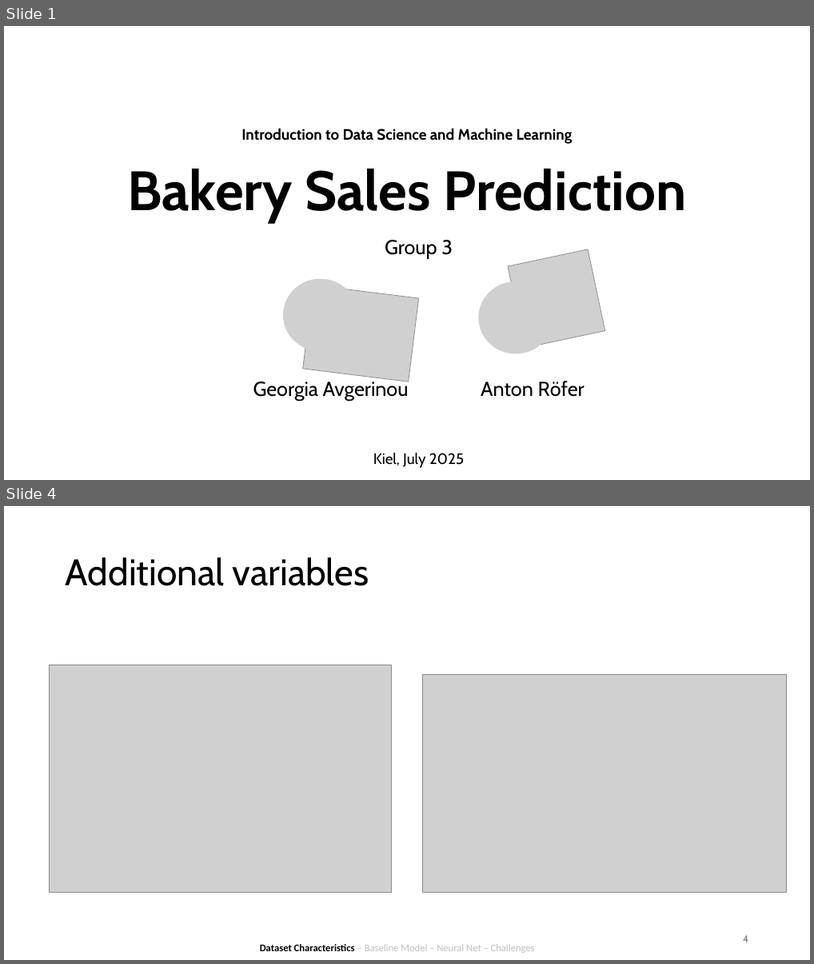
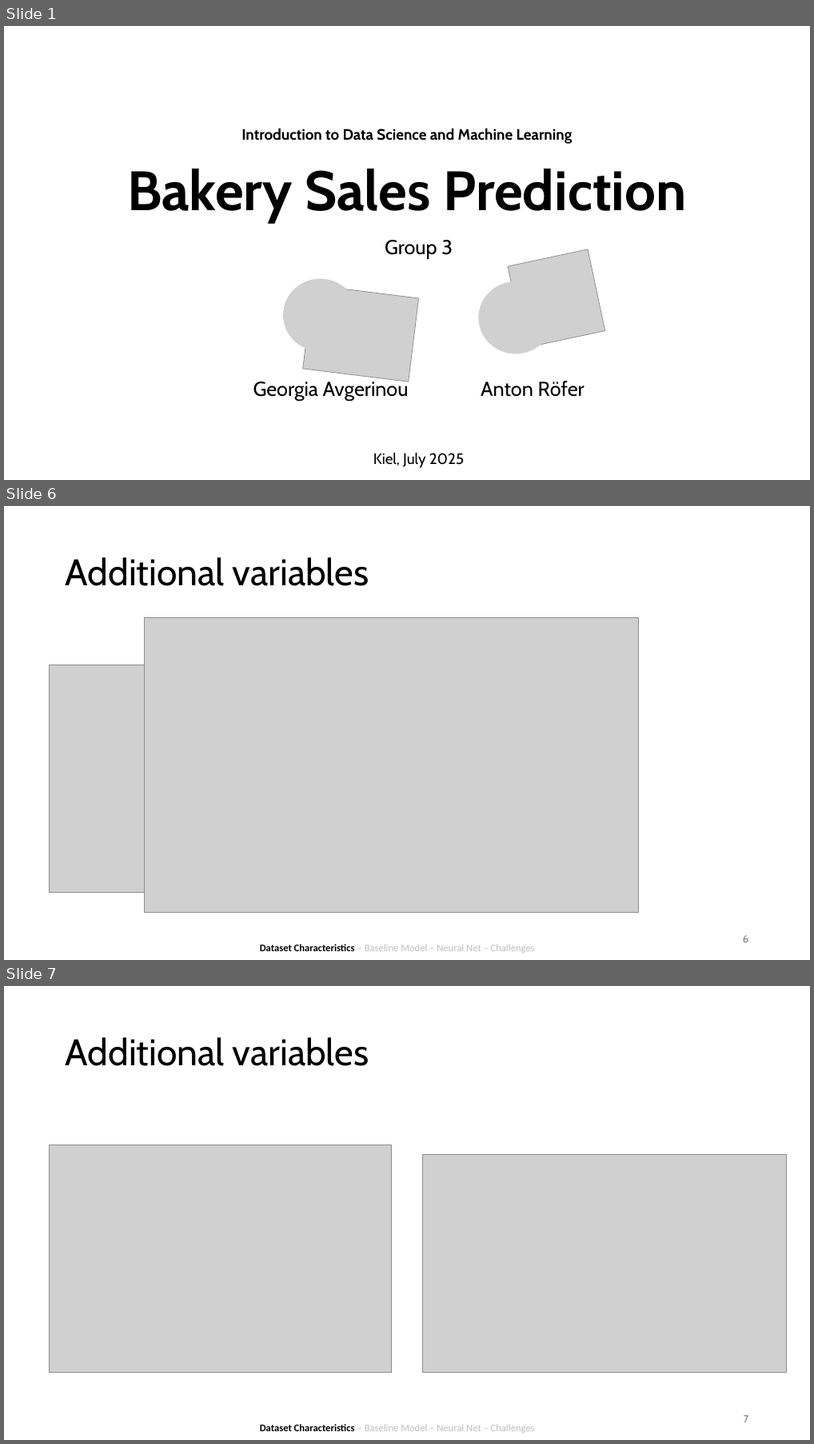
Before and after one commit to antonroefer/bakery-sales-prediction-group-3, a slide deck: 4_Presentation/Group 3.pptx. Shown one above the other, each under a label of ours: slides 1 and 4 before the commit, slides 1, 6 and 7 after it; the slides between them are not shown. The pictures are 814x964 and 814x1444 pixels, drawn with LibreOffice and Linux fonts; fonts in the diff are those of the drawing; grey boxes stand for pictures. Boxes give left, top, right and bottom in pixels: in the first picture for what was removed or moved away, otherwise in the second. Text is boxed around its words. In the diff, an @@ line names an element or a change of style, - is before the commit and + after.

```diff
--- a/4_Presentation/Group 3.pptx
+++ b/4_Presentation/Group 3.pptx
@@ slide 6 added at bbox=[4, 506, 810, 960], background #FFFFFF @@
@@ title added at bbox=[66, 557, 369, 586], 44 pt, text #000000 @@
+Additional variables
@@ picture added at bbox=[145, 618, 638, 912] @@
@@ picture added at bbox=[50, 665, 392, 892] @@
@@ page number added at bbox=[743, 935, 749, 942], 12 pt, text #797979 @@
+6
@@ text added at bbox=[260, 944, 535, 952], 12 pt, text #BFBFBF @@
+Dataset Characteristics – Baseline Model – Neural Net – Challenges
@@ what was slide 4 is now slide 7 @@
@@ page number at bbox=[744, 1415, 749, 1422]: text changed @@
-4
+7
```
Also in this commit, not shown: 15 slides changed, 2 other slides added.
